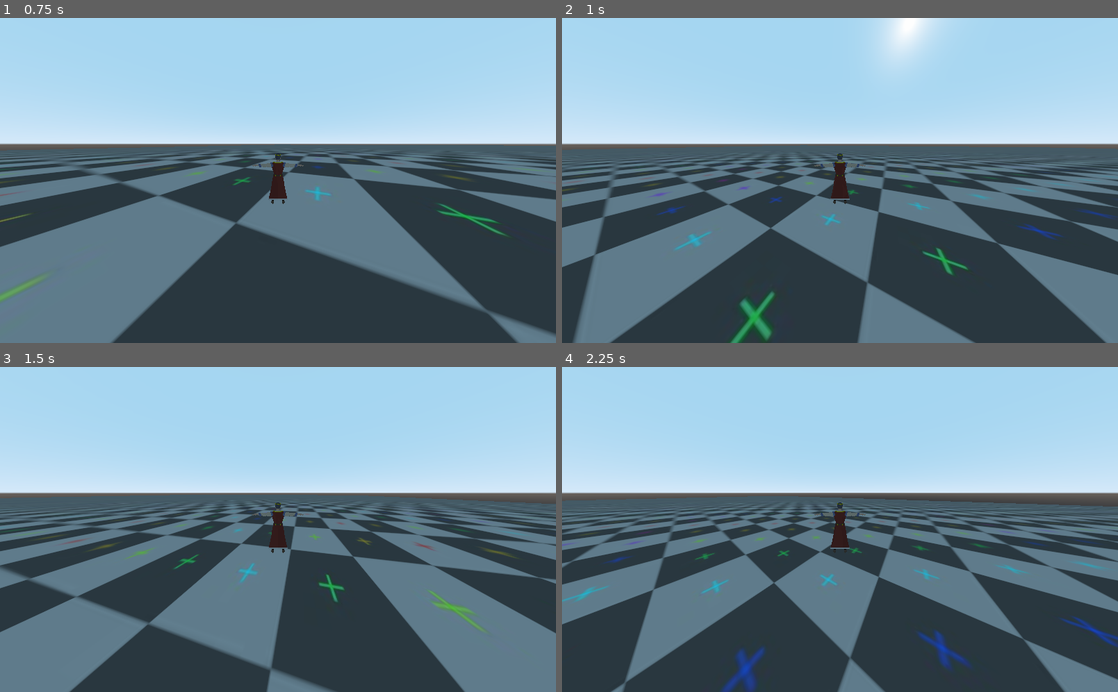
Above: before the commit, frames 1-4 (two rows, left to right).
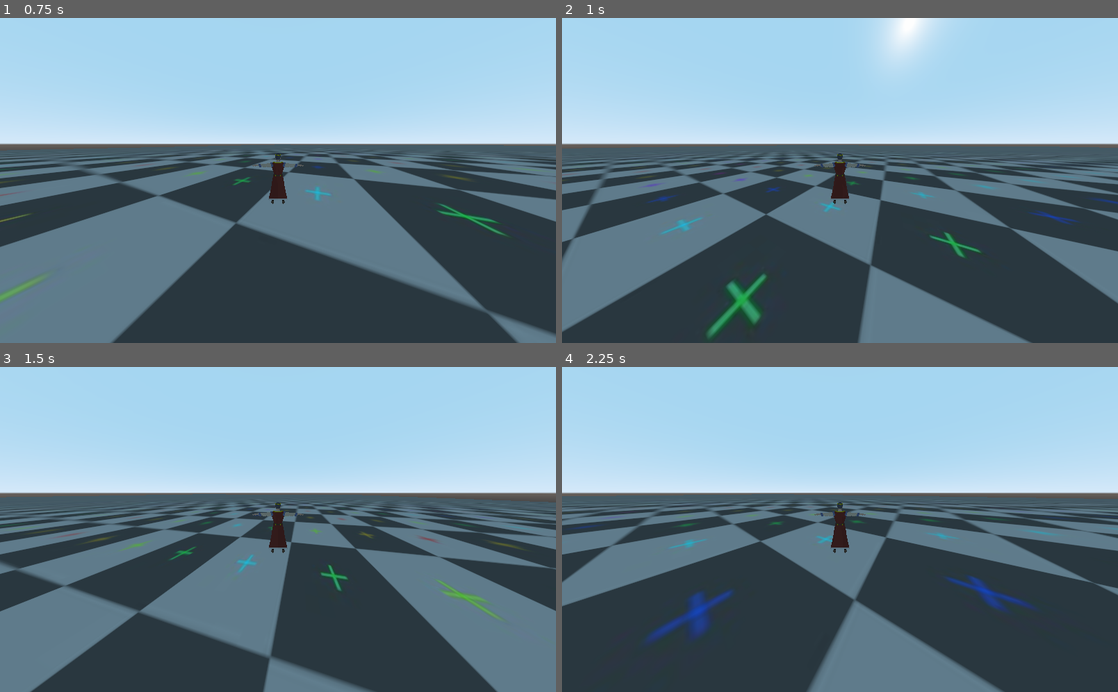
Above: after the commit, the same moments.

Repository: Cofica17/2idiots
Game: Godot game, scene res://scenes/Test.tscn
Two runs of this game, one before a commit and one after it. Both use one fixed random seed, a clock stepped at 60 frames per second and the inputs below.
Inputs:
- Up to frame 1 (0.75 s): tap Enter at 0.5 s; hold D (move_right) from 0.53 s (still down); hold Shift (walk, bound only after the commit) from 0.53 s (still down)
- Up to frame 2 (1 s): keep holding D (move_right); keep holding Shift (walk, bound only after the commit); tap Space (jump) at 0.77, 0.8 s
- Up to frame 3 (1.5 s): tap Space (jump) at 1.07, 1.35 s; release D (move_right) at 1.28 s; release Shift (walk, bound only after the commit) at 1.28 s; hold S (move_back) from 1.28 s (still down)
- Up to frame 4 (2.25 s): tap Space (jump) at 1.52, 1.82 s; tap Shift (walk, bound only after the commit) at 1.55 s; release S (move_back) at 2.03 s; hold D (move_right) from 2.03 s (still down); hold Shift (walk, bound only after the commit) from 2.03 s (still down)

Frame 1 is identical in both runs. In frame 2, 23% of the frame differs, in the area x 0-100%, y 39-100%; in frame 3, 19%; in frame 4, 29%.

Commit message:
Added Walk movement, adjusted jump strength from walking state, NOTE: Add 'walk' to your input map

Diff:
--- a/project.godot
+++ b/project.godot
@@ -55,6 +55,11 @@
 "events": [ Object(InputEventKey,"resource_local_to_scene":false,"resource_name":"","device":0,"alt":false,"shift":false,"control":false,"meta":false,"command":false,"pressed":false,"scancode":0,"physical_scancode":32,"unicode":0,"echo":false,"script":null)
  ]
 }
+walk={
+"deadzone": 0.5,
+"events": [ Object(InputEventKey,"resource_local_to_scene":false,"resource_name":"","device":0,"alt":false,"shift":false,"control":false,"meta":false,"command":false,"pressed":false,"scancode":0,"physical_scancode":16777237,"unicode":0,"echo":false,"script":null)
+ ]
+}
 
 [physics]
 
--- a/scripts/Player.gd
+++ b/scripts/Player.gd
@@ -5,11 +5,13 @@
 onready var camera = $Camera
 
 export var character_model:PackedScene = preload("res://assets/characthers/models/fbx/people_unity/king.fbx") setget set_character_model
-export var speed = 10
+export var running_speed = 10
+export var walking_speed = 4
 export var stopping_speed = 0.1
 export var turn_angle = 0.1
 export var gravity = Vector3(0, -35, 0)
 export var jump_strength = 15
+export var jump_strength_walk_modifier = 0.7
 
 var velocity = Vector3.ZERO
 
@@ -33,14 +35,23 @@
 
 func handle_jump() -> void:
 	if Input.is_action_pressed("jump") and is_on_floor():
-		velocity.y = jump_strength
+		if Input.is_action_pressed("walk"):
+			velocity.y = jump_strength * jump_strength_walk_modifier
+		else:
+			velocity.y = jump_strength
 
 func apply_gravity(delta) -> void:
 	velocity += gravity * delta
 
 func handle_movement() -> void:
 	var vel_y = velocity.y
+	var speed = 0
 	velocity = lerp(velocity, Vector3.ZERO, stopping_speed)
+
+	if Input.is_action_pressed("walk") and is_on_floor():
+		speed = walking_speed
+	else:
+		speed = running_speed
 
 	if Input.is_action_pressed("move_forward"):
 		velocity = global_transform.basis.z * speed
